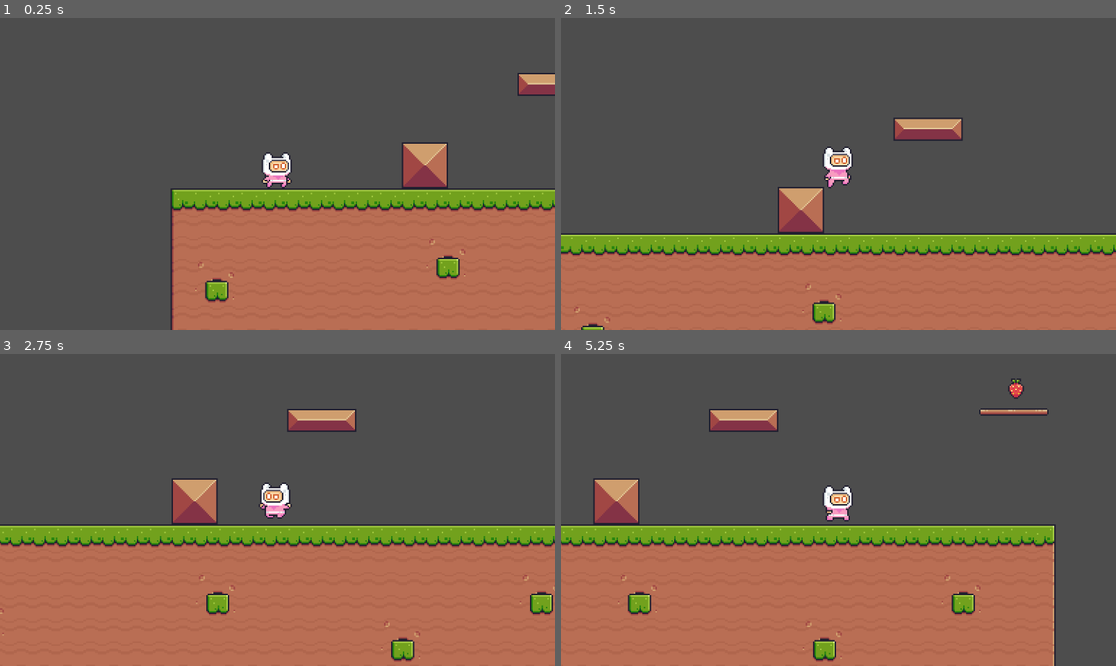
Above: before the commit, frames 1-4 (two rows, left to right).
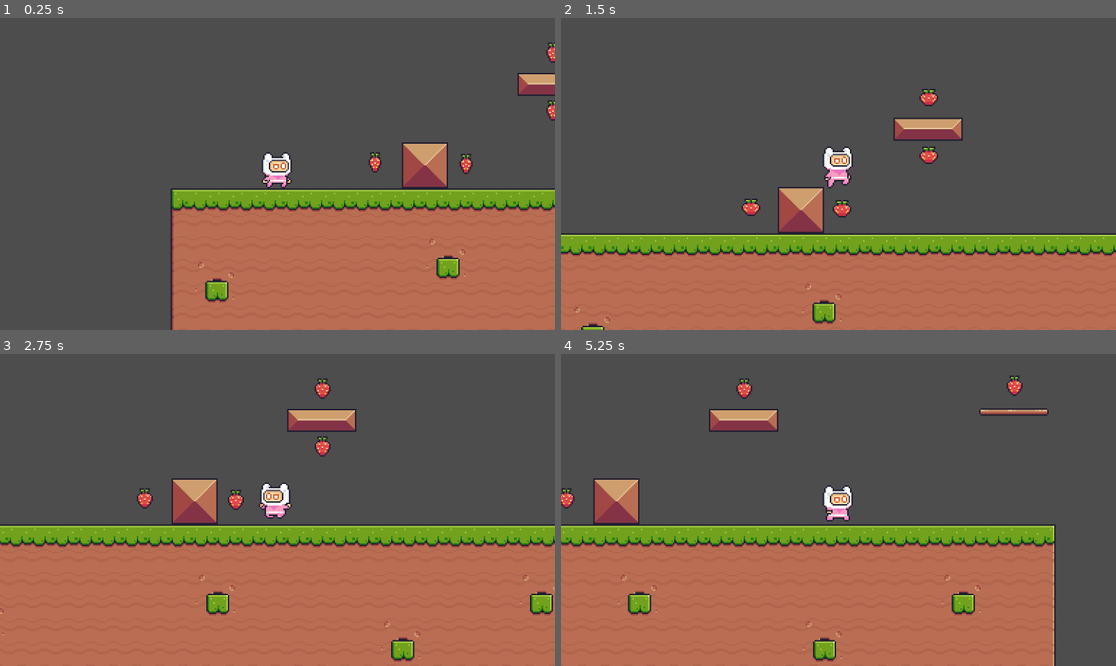
Above: after the commit, the same moments.

Repository: adrian-deguzman/barrion-deguzman-platformer
Game: Godot game, scene res://scenes/game.tscn
Two runs of this game, one before a commit and one after it. Both use one fixed random seed, a clock stepped at 60 frames per second and the inputs below.
Inputs:
- Up to frame 1 (0.25 s): no input
- Up to frame 2 (1.5 s): hold D (move_right) from 0.53 s (still down); tap Space (jump) at 0.77 s
- Up to frame 3 (2.75 s): tap Space (jump) at 1.52 s; release D (move_right) at 2.03 s; hold A (move_left) from 2.03 s (still down)
- Up to frame 4 (5.25 s): release A (move_left) at 2.78 s; hold D (move_right) 2.78-4.28 s; tap Space (jump) at 3.02, 3.77, 4.52 s; hold A (move_left) 4.28-5.03 s; hold D (move_right) from 5.03 s (still down)

The runs differ from the first frame. In frame 1, 0.4% of the frame differs, in the area x 66-100%, y 7-50%; in frame 2, 0.6%, in the area x 32-68%, y 22-64%; in frame 3, 0.5%; in frame 4, 0.4%.

Commit message:
added: disappearing coins

Diff:
--- a/scenes/coin.tscn
+++ b/scenes/coin.tscn
@@ -2,6 +2,31 @@
 
 [ext_resource type="Texture2D" uid="uid://k4a832fr6r5g" path="res://assets/Items/Fruits/Strawberry.png" id="1_i64fm"]
 [ext_resource type="Script" uid="uid://byp6f1r67ml4k" path="res://scripts/coin.gd" id="2_11l1o"]
+[ext_resource type="Texture2D" uid="uid://dnle6ps4gc8c5" path="res://assets/Items/Fruits/Collected.png" id="2_d14el"]
+
+[sub_resource type="AtlasTexture" id="AtlasTexture_pxv2l"]
+atlas = ExtResource("2_d14el")
+region = Rect2(0, 0, 32, 32)
+
+[sub_resource type="AtlasTexture" id="AtlasTexture_6o728"]
+atlas = ExtResource("2_d14el")
+region = Rect2(32, 0, 32, 32)
+
+[sub_resource type="AtlasTexture" id="AtlasTexture_enjic"]
+atlas = ExtResource("2_d14el")
+region = Rect2(64, 0, 32, 32)
+
+[sub_resource type="AtlasTexture" id="AtlasTexture_h0uka"]
+atlas = ExtResource("2_d14el")
+region = Rect2(96, 0, 32, 32)
+
+[sub_resource type="AtlasTexture" id="AtlasTexture_08xd7"]
+atlas = ExtResource("2_d14el")
+region = Rect2(128, 0, 32, 32)
+
+[sub_resource type="AtlasTexture" id="AtlasTexture_o84n6"]
+atlas = ExtResource("2_d14el")
+region = Rect2(160, 0, 32, 32)
 
 [sub_resource type="AtlasTexture" id="AtlasTexture_d14el"]
 atlas = ExtResource("1_i64fm")
@@ -75,6 +100,29 @@
 animations = [{
 "frames": [{
 "duration": 1.0,
+"texture": SubResource("AtlasTexture_pxv2l")
+}, {
+"duration": 1.0,
+"texture": SubResource("AtlasTexture_6o728")
+}, {
+"duration": 1.0,
+"texture": SubResource("AtlasTexture_enjic")
+}, {
+"duration": 1.0,
+"texture": SubResource("AtlasTexture_h0uka")
+}, {
+"duration": 1.0,
+"texture": SubResource("AtlasTexture_08xd7")
+}, {
+"duration": 1.0,
+"texture": SubResource("AtlasTexture_o84n6")
+}],
+"loop": false,
+"name": &"disappear",
+"speed": 15.0
+}, {
+"frames": [{
+"duration": 1.0,
 "texture": SubResource("AtlasTexture_d14el")
 }, {
 "duration": 1.0,
@@ -139,9 +187,8 @@
 
 [node name="AnimatedSprite2D" type="AnimatedSprite2D" parent="." unique_id=818038048]
 sprite_frames = SubResource("SpriteFrames_pxv2l")
-animation = &"idle"
+animation = &"disappear"
 autoplay = "idle"
-frame_progress = 0.2134538
 
 [node name="CollisionShape2D" type="CollisionShape2D" parent="." unique_id=727485671]
 shape = SubResource("CircleShape2D_i64fm")
--- a/scenes/game.tscn
+++ b/scenes/game.tscn
@@ -345,17 +345,34 @@
 [node name="Platform3" parent="Platforms" unique_id=1868250250 instance=ExtResource("3_lnu2h")]
 position = Vector2(419, -30)
 
-[node name="Coin" parent="." unique_id=522734339 instance=ExtResource("4_lbhrr")]
-position = Vector2(420, -46)
-
-[node name="Coin2" parent="." unique_id=2040704184 instance=ExtResource("4_lbhrr")]
+[node name="Coins" type="Node" parent="." unique_id=1001908479]
+
+[node name="Coin" parent="Coins" unique_id=522734339 instance=ExtResource("4_lbhrr")]
+position = Vector2(419, -48)
+
+[node name="Coin2" parent="Coins" unique_id=2040704184 instance=ExtResource("4_lbhrr")]
 position = Vector2(535, -90)
 
-[node name="Coin3" parent="." unique_id=533030273 instance=ExtResource("4_lbhrr")]
+[node name="Coin3" parent="Coins" unique_id=533030273 instance=ExtResource("4_lbhrr")]
 position = Vector2(752, -115)
 
-[node name="Coin4" parent="." unique_id=1643610636 instance=ExtResource("4_lbhrr")]
+[node name="Coin4" parent="Coins" unique_id=1643610636 instance=ExtResource("4_lbhrr")]
 position = Vector2(921, -172)
 
-[node name="Coin5" parent="." unique_id=348258117 instance=ExtResource("4_lbhrr")]
-position = Vector2(1250, -108)
+[node name="Coin5" parent="Coins" unique_id=348258117 instance=ExtResource("4_lbhrr")]
+position = Vector2(1246, -110)
+
+[node name="Coin6" parent="Coins" unique_id=1416233994 instance=ExtResource("4_lbhrr")]
+position = Vector2(109, 30)
+
+[node name="Coin7" parent="Coins" unique_id=922015031 instance=ExtResource("4_lbhrr")]
+position = Vector2(232, -6)
+
+[node name="Coin8" parent="Coins" unique_id=543473350 instance=ExtResource("4_lbhrr")]
+position = Vector2(232, -46)
+
+[node name="Coin9" parent="Coins" unique_id=659599161 instance=ExtResource("4_lbhrr")]
+position = Vector2(806, -62)
+
+[node name="Coin" parent="." unique_id=517121861 instance=ExtResource("4_lbhrr")]
+position = Vector2(172, 31)
--- a/scripts/coin.gd
+++ b/scripts/coin.gd
@@ -1,10 +1,23 @@
 extends Area2D
 
+# Grab references to our child nodes
+@onready var animated_sprite = $AnimatedSprite2D
+@onready var collision_shape = $CollisionShape2D
+
 func _on_body_entered(body: Node2D) -> void:
-	# 1. This prints exactly what touched the coin to the Output console
-	print("Something touched the coin! It was: ", body.name)
+	if not body:
+		return
 
-	# 2. Check the group
+	# Check if it's the player
 	if body.is_in_group("Player"):
-		print("It is the player! Deleting coin...")
+		# 1. Safely turn off the hitbox so it can't be collected twice
+		collision_shape.set_deferred("disabled", true)
+
+		# 2. Play the new animation
+		animated_sprite.play("disappear")
+
+		# 3. Pause this specific function until the animation is completely done
+		await animated_sprite.animation_finished
+
+		# 4. Now safely delete the strawberry
 		queue_free()
Binary file added: assets/Background/Blue.png
Not shown, added: assets/Background/Blue.png.import
Binary file added: assets/Background/Brown.png
Not shown, added: assets/Background/Brown.png.import
Binary file added: assets/Background/Gray.png
Not shown, added: assets/Background/Gray.png.import
Binary file added: assets/Background/Green.png
Not shown, added: assets/Background/Green.png.import
Binary file added: assets/Background/Pink.png
Not shown, added: assets/Background/Pink.png.import
Binary file added: assets/Background/Purple.png
Not shown, added: assets/Background/Purple.png.import
(and 2 more such lines)
